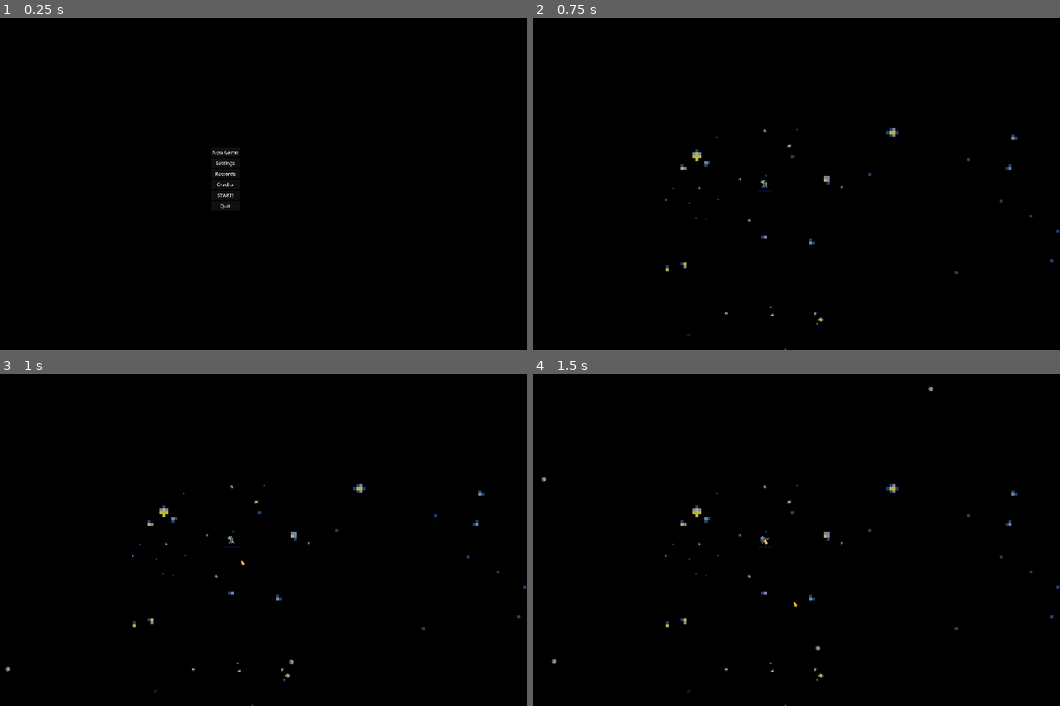
Above: before the commit, frames 1-4 (two rows, left to right).
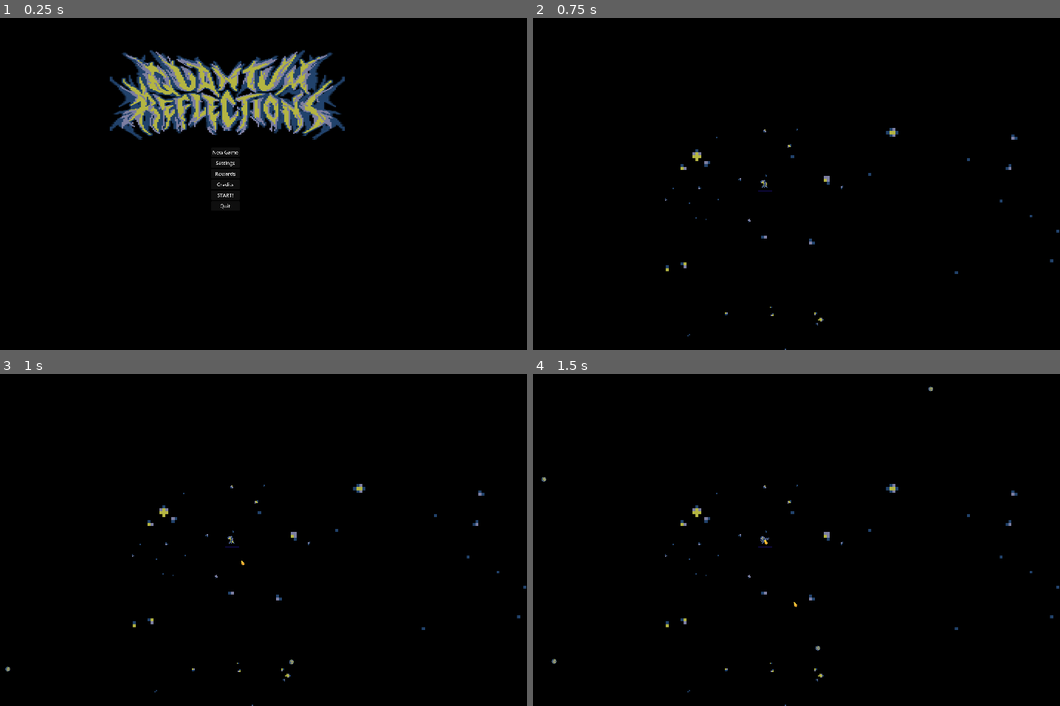
Above: after the commit, the same moments.

Repository: iparosds/Quantum-Reflections
Game: Godot game, scene res://scenes/menu.tscn
Two runs of this game, one before a commit and one after it. Both use one fixed random seed, a clock stepped at 60 frames per second and the inputs below.
Inputs:
- Up to frame 1 (0.25 s): no input
- Up to frame 2 (0.75 s): click "New Game" at 0.5 s
- Up to frame 3 (1 s): no input
- Up to frame 4 (1.5 s): hold Right (move_right) from 1.28 s (still down)

The runs differ from the first frame. In frame 1, 7.7% of the frame differs, in the area x 20-66%, y 9-37%; in frame 2, nothing differs; in frame 3, nothing differs; in frame 4, nothing differs.

Commit message:
adicionando logo

Diff:
--- a/scenes/menu.tscn
+++ b/scenes/menu.tscn
@@ -1,6 +1,7 @@
-[gd_scene load_steps=2 format=3 uid="uid://bll1gjahn6i7g"]
+[gd_scene load_steps=3 format=3 uid="uid://bll1gjahn6i7g"]
 
 [ext_resource type="Script" path="res://scripts/menu.gd" id="1_l1qqr"]
+[ext_resource type="Texture2D" uid="uid://cqvqrxuxky4ih" path="res://assets/sprites/logo copiar.png" id="2_y8hp7"]
 
 [node name="Menu" type="Control"]
 layout_mode = 3
@@ -12,6 +13,17 @@
 grow_horizontal = 2
 grow_vertical = 2
 script = ExtResource("1_l1qqr")
+
+[node name="TextureRect" type="TextureRect" parent="."]
+layout_mode = 1
+anchors_preset = 9
+anchor_bottom = 1.0
+offset_left = -397.0
+offset_top = -436.0
+offset_right = 368.0
+offset_bottom = -145.0
+grow_vertical = 2
+texture = ExtResource("2_y8hp7")
 
 [node name="MarginContainer" type="MarginContainer" parent="."]
 layout_mode = 0
